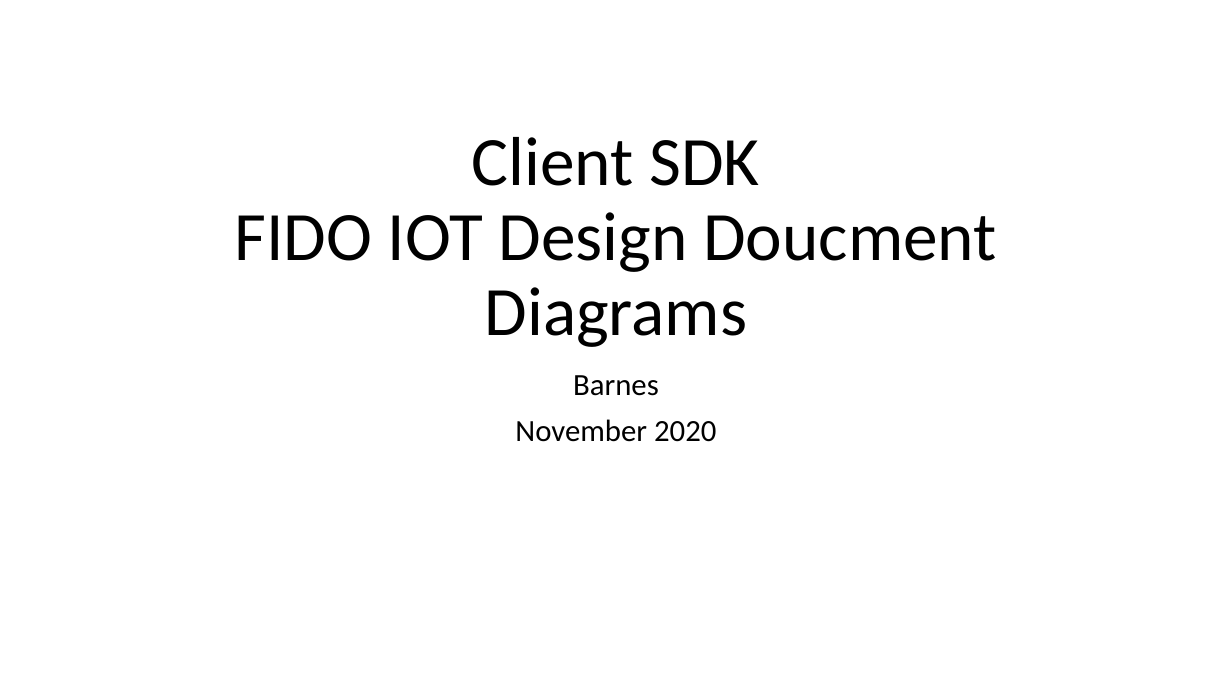
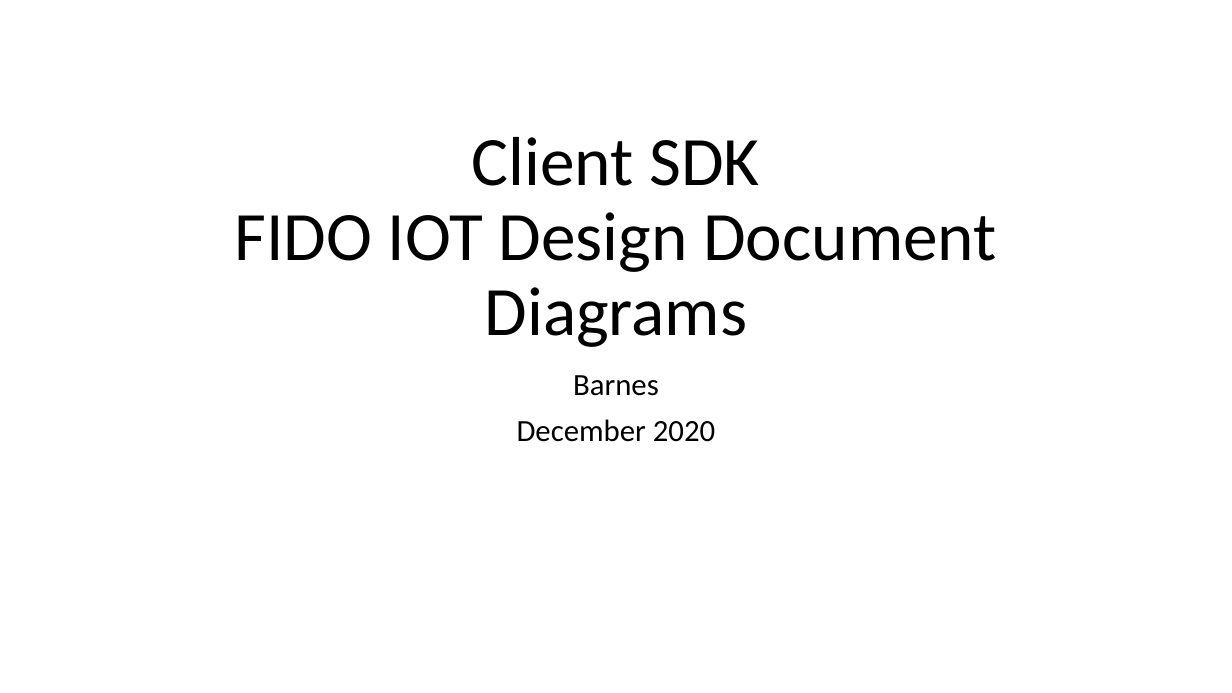
Before and after one commit to trbehera/docs, a slide deck: slide 1 of resources/image-sources/Client SDK FIDOIOT Figures.pptx. Drawn at 1232x693 pixels with LibreOffice and Linux fonts; fonts in the diff are those of the drawing. Boxes give left, top, right and bottom in pixels: in the first picture for what was removed or moved away, otherwise in the second. Text is boxed around its words. In the diff, an @@ line names an element or a change of style, - is before the commit and + after.

Commit message:
update flowcharts (#60)
Add yes/no labels in the flow diagram.

```diff
--- a/resources/image-sources/Client SDK FIDOIOT Figures.pptx
+++ b/resources/image-sources/Client SDK FIDOIOT Figures.pptx
@@ title at bbox=[234, 137, 996, 347]: text changed @@
-Client SDK
-FIDO IOT Design Doucment
-Diagrams
+Client SDK
+FIDO IOT Design Document
+Diagrams
@@ subtitle at bbox=[517, 419, 715, 442]: text changed @@
-November 2020
+December 2020
```
Also in this commit, not shown: 2 other slides changed, 2 other files.
